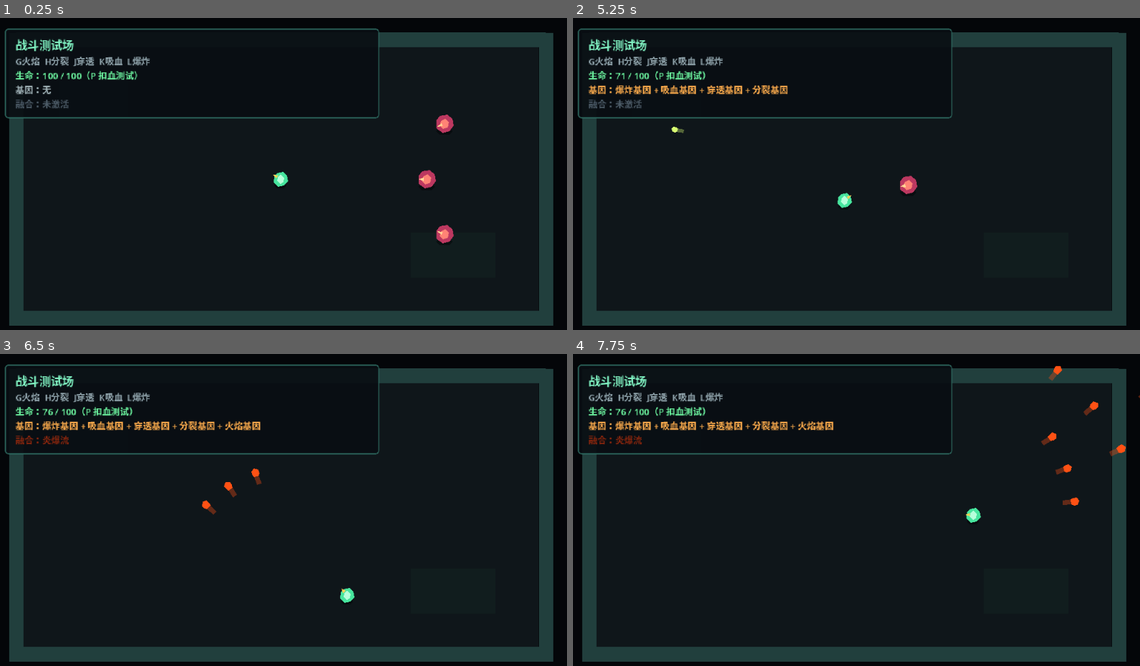
Above: before the commit, frames 1-4 (two rows, left to right).
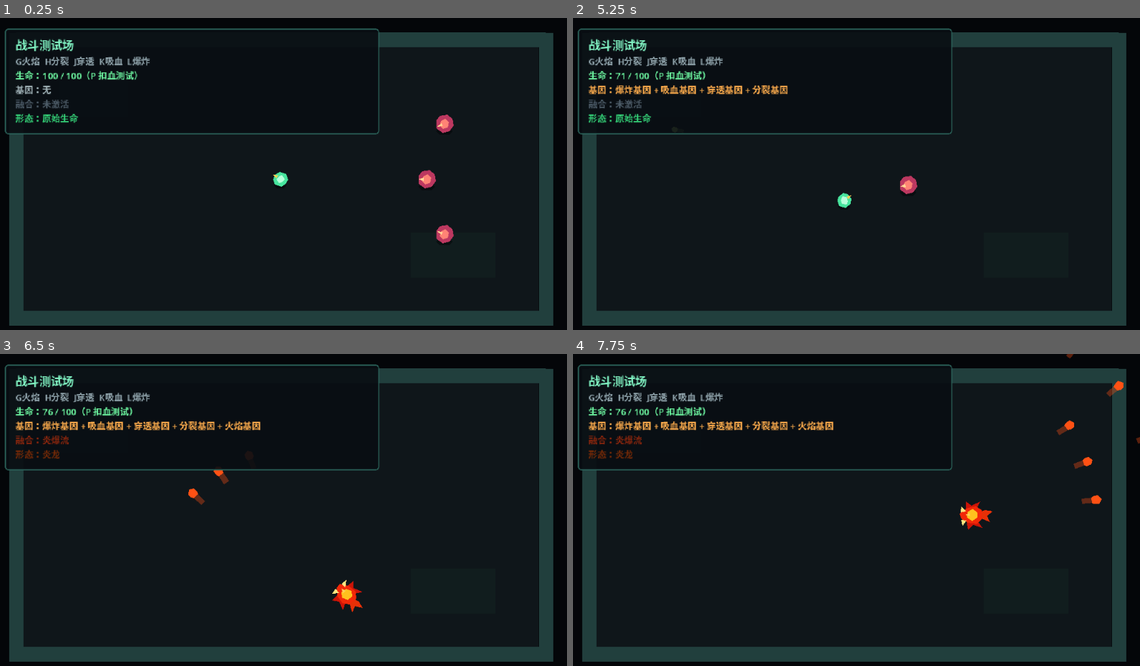
Above: after the commit, the same moments.

Repository: LIJUNCAN1/-Roguelike
Game: Godot game, scene res://scenes/main/main.tscn
Same seed, same stepped clock (60 frames per second), same inputs: the game is played once before the commit and once after it.
Inputs (mouse positions are in pixels of both pictures, inside the frame that each line leads up to):
- Up to frame 1 (0.25 s): no input
- Up to frame 2 (5.25 s): move the mouse to (981, 161) at 0.52 s; press the mouse at (981, 161) at 0.53 s; hold D (move_right) 0.53-1.28 s; move the mouse to (737, 195) at 1.27 s; release the mouse at (737, 195) at 1.28 s; hold S (move_down) 1.28-2.03 s; click (737, 195) at 1.35 s; move the mouse to (913, 108) at 2.02 s; hold D (move_right) 2.03-2.78 s; hold P (damage_test_player) 2.03-2.78 s; click (913, 108) at 2.3 s; move the mouse to (822, 242) at 2.77 s; hold W (move_up) 2.78-3.53 s; tap L (toggle_explosion_gene) at 2.85 s; click (822, 242) at 3.05 s; move the mouse to (1026, 227) at 3.52 s; hold K (toggle_lifesteal_gene) 3.53-4.28 s; hold A (move_left) 3.53-5.03 s; click (1026, 227) at 3.8 s; move the mouse to (680, 130) at 4.27 s; tap J (toggle_piercing_gene) at 4.35 s; click (680, 130) at 4.55 s; move the mouse to (884, 180) at 5.02 s; hold S (move_down) from 5.03 s (still down); hold H (toggle_split_gene) from 5.03 s (still down)
- Up to frame 3 (6.5 s): click (311, 516) at 5.3 s; move the mouse to (192, 435) at 5.77 s; release S (move_down) at 5.78 s; release H (toggle_split_gene) at 5.78 s; hold D (move_right) from 5.78 s (still down); tap G (toggle_test_gene) at 5.85 s; click (192, 435) at 6.05 s
- Up to frame 4 (7.75 s): move the mouse to (981, 497) at 6.52 s; release D (move_right) at 6.53 s; press the mouse at (981, 497) at 6.53 s; hold W (move_up) 6.53-7.28 s; move the mouse to (737, 531) at 7.27 s; release the mouse at (737, 531) at 7.28 s; hold D (move_right) from 7.28 s (still down); click (737, 531) at 7.35 s

The runs differ from the first frame. In frame 1, 1.0% of the frame differs, in the area x 0-67%, y 30-55%; in frame 2, 1.1%; in frame 3, 1.5%; in frame 4, 1.9%, in the area x 0-100%, y 0-57%.

Commit message:
feat: add fire evolution forms

Diff:
--- /dev/null
+++ b/data/evolutions/base_life.tres
@@ -0,0 +1,12 @@
+[gd_resource type="Resource" script_class="EvolutionData" load_steps=3 format=3]
+
+[ext_resource type="Script" path="res://scripts/evolutions/evolution_data.gd" id="1_evolution_data"]
+[ext_resource type="PackedScene" path="res://scenes/player/forms/base_life_visual.tscn" id="2_visual"]
+
+[resource]
+script = ExtResource("1_evolution_data")
+id = &"base_life"
+display_name = "原始生命"
+description = "尚未选择进化方向的基础形态。"
+priority = 0
+visual_scene = ExtResource("2_visual")
--- /dev/null
+++ b/data/evolutions/effects/fire_dragon_attack_effect.tres
@@ -0,0 +1,10 @@
+[gd_resource type="Resource" script_class="ProjectileStatGeneEffect" load_steps=2 format=3]
+
+[ext_resource type="Script" path="res://scripts/genes/projectile_stat_gene_effect.gd" id="1_effect"]
+
+[resource]
+script = ExtResource("1_effect")
+attack_tag = &"fire_dragon_form"
+damage_multiplier = 1.2
+speed_multiplier = 1.15
+radius_multiplier = 1.15
--- /dev/null
+++ b/data/evolutions/effects/fire_life_attack_effect.tres
@@ -0,0 +1,7 @@
+[gd_resource type="Resource" script_class="ProjectileStatGeneEffect" load_steps=2 format=3]
+
+[ext_resource type="Script" path="res://scripts/genes/projectile_stat_gene_effect.gd" id="1_effect"]
+
+[resource]
+script = ExtResource("1_effect")
+attack_tag = &"fire_life_form"
--- /dev/null
+++ b/data/evolutions/fire_dragon.tres
@@ -0,0 +1,16 @@
+[gd_resource type="Resource" script_class="EvolutionData" load_steps=5 format=3]
+
+[ext_resource type="Script" path="res://scripts/evolutions/evolution_data.gd" id="1_evolution_data"]
+[ext_resource type="Script" path="res://scripts/genes/gene_effect.gd" id="2_gene_effect"]
+[ext_resource type="PackedScene" path="res://scenes/player/forms/fire_dragon_visual.tscn" id="3_visual"]
+[ext_resource type="Resource" path="res://data/evolutions/effects/fire_dragon_attack_effect.tres" id="4_effect"]
+
+[resource]
+script = ExtResource("1_evolution_data")
+id = &"fire_dragon"
+display_name = "炎龙"
+description = "炎爆流完成共鸣后形成的进化形态。"
+priority = 20
+required_fusion_ids = Array[StringName]([&"fire_burst"])
+visual_scene = ExtResource("3_visual")
+effects = Array[ExtResource("2_gene_effect")]([ExtResource("4_effect")])
--- /dev/null
+++ b/data/evolutions/fire_life.tres
@@ -0,0 +1,16 @@
+[gd_resource type="Resource" script_class="EvolutionData" load_steps=5 format=3]
+
+[ext_resource type="Script" path="res://scripts/evolutions/evolution_data.gd" id="1_evolution_data"]
+[ext_resource type="Script" path="res://scripts/genes/gene_effect.gd" id="2_gene_effect"]
+[ext_resource type="PackedScene" path="res://scenes/player/forms/fire_life_visual.tscn" id="3_visual"]
+[ext_resource type="Resource" path="res://data/evolutions/effects/fire_life_attack_effect.tres" id="4_effect"]
+
+[resource]
+script = ExtResource("1_evolution_data")
+id = &"fire_life"
+display_name = "火焰生命"
+description = "火焰基因改变了身体结构。"
+priority = 10
+required_gene_ids = Array[StringName]([&"fire"])
+visual_scene = ExtResource("3_visual")
+effects = Array[ExtResource("2_gene_effect")]([ExtResource("4_effect")])
--- a/scenes/main/main.tscn
+++ b/scenes/main/main.tscn
@@ -38,9 +38,11 @@
 explosion_gene = ExtResource("8_explosion_gene")
 gene_manager_path = NodePath("../World/Player/GeneManager")
 fusion_manager_path = NodePath("../World/Player/FusionManager")
+evolution_system_path = NodePath("../World/Player/EvolutionSystem")
 player_health_path = NodePath("../World/Player/HealthComponent")
 status_label_path = NodePath("../Interface/StagePanel/MarginContainer/Labels/GeneStatus")
 fusion_status_label_path = NodePath("../Interface/StagePanel/MarginContainer/Labels/FusionStatus")
+evolution_status_label_path = NodePath("../Interface/StagePanel/MarginContainer/Labels/EvolutionStatus")
 health_label_path = NodePath("../Interface/StagePanel/MarginContainer/Labels/HealthStatus")
 
 [node name="World" type="Node2D" parent="."]
@@ -136,7 +138,7 @@
 offset_left = 12.0
 offset_top = 12.0
 offset_right = 430.0
-offset_bottom = 112.0
+offset_bottom = 130.0
 theme_override_styles/panel = SubResource("StyleBoxFlat_panel")
 
 [node name="MarginContainer" type="MarginContainer" parent="Interface/StagePanel"]
@@ -171,3 +173,8 @@
 theme_override_colors/font_color = Color(0.55, 0.6, 0.64, 1)
 theme_override_font_sizes/font_size = 10
 text = "融合：未激活"
+
+[node name="EvolutionStatus" type="Label" parent="Interface/StagePanel/MarginContainer/Labels"]
+theme_override_colors/font_color = Color(0.45, 0.9, 0.68, 1)
+theme_override_font_sizes/font_size = 10
+text = "形态：原始生命"
--- /dev/null
+++ b/scenes/player/forms/base_life_visual.tscn
@@ -0,0 +1,11 @@
+[gd_scene format=3]
+
+[node name="BaseLifeVisual" type="Node2D"]
+
+[node name="Body" type="Polygon2D" parent="."]
+polygon = PackedVector2Array(-7, -3, -4, -7, 3, -8, 7, -4, 8, 2, 4, 7, -3, 8, -8, 3)
+color = Color(0.28, 0.9, 0.62, 1)
+
+[node name="Core" type="Polygon2D" parent="."]
+polygon = PackedVector2Array(-3, -2, 0, -5, 4, -2, 3, 3, 0, 5, -4, 2)
+color = Color(0.72, 1, 0.86, 1)
--- /dev/null
+++ b/scenes/player/forms/fire_dragon_visual.tscn
@@ -0,0 +1,31 @@
+[gd_scene format=3]
+
+[node name="FireDragonVisual" type="Node2D"]
+
+[node name="LeftWing" type="Polygon2D" parent="."]
+polygon = PackedVector2Array(-2, -3, -9, -15, 1, -11, 7, -16, 8, -5)
+color = Color(0.8, 0.08, 0.03, 1)
+
+[node name="RightWing" type="Polygon2D" parent="."]
+polygon = PackedVector2Array(-2, 3, -9, 15, 1, 11, 7, 16, 8, 5)
+color = Color(0.8, 0.08, 0.03, 1)
+
+[node name="TailFlame" type="Polygon2D" parent="."]
+polygon = PackedVector2Array(-8, -4, -18, -9, -15, -2, -22, 3, -14, 5, -8, 3)
+color = Color(1, 0.2, 0.02, 0.9)
+
+[node name="Body" type="Polygon2D" parent="."]
+polygon = PackedVector2Array(-9, -5, -3, -10, 7, -8, 14, -3, 15, 3, 7, 8, -3, 10, -10, 5)
+color = Color(0.95, 0.16, 0.035, 1)
+
+[node name="Core" type="Polygon2D" parent="."]
+polygon = PackedVector2Array(-4, -3, 2, -6, 7, -2, 6, 4, 0, 7, -5, 3)
+color = Color(1, 0.76, 0.12, 1)
+
+[node name="TopHorn" type="Polygon2D" parent="."]
+polygon = PackedVector2Array(8, -5, 13, -11, 14, -4)
+color = Color(1, 0.9, 0.5, 1)
+
+[node name="BottomHorn" type="Polygon2D" parent="."]
+polygon = PackedVector2Array(8, 5, 13, 11, 14, 4)
+color = Color(1, 0.9, 0.5, 1)
--- /dev/null
+++ b/scenes/player/forms/fire_life_visual.tscn
@@ -0,0 +1,19 @@
+[gd_scene format=3]
+
+[node name="FireLifeVisual" type="Node2D"]
+
+[node name="Aura" type="Polygon2D" parent="."]
+polygon = PackedVector2Array(-11, 0, -8, -8, -3, -7, 0, -13, 4, -7, 10, -8, 9, -2, 13, 2, 7, 5, 6, 10, 0, 7, -5, 11, -6, 5, -12, 4)
+color = Color(1, 0.18, 0.04, 0.4)
+
+[node name="Body" type="Polygon2D" parent="."]
+polygon = PackedVector2Array(-8, -4, -4, -9, 3, -9, 9, -4, 10, 3, 5, 8, -2, 9, -9, 4)
+color = Color(1, 0.34, 0.08, 1)
+
+[node name="Core" type="Polygon2D" parent="."]
+polygon = PackedVector2Array(-3, -3, 1, -6, 5, -2, 3, 4, -1, 6, -5, 2)
+color = Color(1, 0.88, 0.3, 1)
+
+[node name="FlameTail" type="Polygon2D" parent="."]
+polygon = PackedVector2Array(-7, -3, -15, -7, -12, 0, -17, 5, -7, 3)
+color = Color(1, 0.16, 0.03, 0.85)
--- a/scenes/player/player.tscn
+++ b/scenes/player/player.tscn
@@ -11,6 +11,11 @@
 [ext_resource type="Script" path="res://scripts/combat/attack_modifier_stack.gd" id="9_modifier_stack"]
 [ext_resource type="Script" path="res://scripts/fusions/fusion_data.gd" id="10_fusion_data"]
 [ext_resource type="Resource" path="res://data/fusions/fire_burst_fusion.tres" id="11_fire_burst_fusion"]
+[ext_resource type="Script" path="res://scripts/evolutions/evolution_system.gd" id="12_evolution_system"]
+[ext_resource type="Script" path="res://scripts/evolutions/evolution_data.gd" id="13_evolution_data"]
+[ext_resource type="Resource" path="res://data/evolutions/base_life.tres" id="14_base_life"]
+[ext_resource type="Resource" path="res://data/evolutions/fire_life.tres" id="15_fire_life"]
+[ext_resource type="Resource" path="res://data/evolutions/fire_dragon.tres" id="16_fire_dragon"]
 
 [sub_resource type="CircleShape2D" id="CircleShape2D_player"]
 radius = 7.0
@@ -35,29 +40,33 @@
 gene_manager_path = NodePath("../GeneManager")
 fusion_recipes = Array[ExtResource("10_fusion_data")]([ExtResource("11_fire_burst_fusion")])
 
+[node name="EvolutionSystem" type="Node" parent="."]
+script = ExtResource("12_evolution_system")
+gene_manager_path = NodePath("../GeneManager")
+fusion_manager_path = NodePath("../FusionManager")
+visual_anchor_path = NodePath("../Visuals/FormAnchor")
+base_evolution = ExtResource("14_base_life")
+evolutions = Array[ExtResource("13_evolution_data")]([ExtResource("15_fire_life"), ExtResource("16_fire_dragon")])
+
 [node name="AttackModifierStack" type="Node" parent="."]
 script = ExtResource("9_modifier_stack")
-modifier_paths = Array[NodePath]([NodePath("../GeneManager"), NodePath("../FusionManager")])
+modifier_paths = Array[NodePath]([NodePath("../GeneManager"), NodePath("../FusionManager"), NodePath("../EvolutionSystem")])
 
 [node name="WeaponComponent" type="Node" parent="."]
 script = ExtResource("4_weapon_component")
 weapon_data = ExtResource("5_weapon_data")
 attack_modifier_path = NodePath("../AttackModifierStack")
 
-[node name="Shadow" type="Polygon2D" parent="."]
+[node name="Visuals" type="Node2D" parent="."]
+
+[node name="Shadow" type="Polygon2D" parent="Visuals"]
 position = Vector2(0, 7)
 polygon = PackedVector2Array(-7, 0, -4, -3, 4, -3, 7, 0, 4, 3, -4, 3)
 color = Color(0.015, 0.02, 0.03, 0.55)
 
-[node name="Body" type="Polygon2D" parent="."]
-polygon = PackedVector2Array(-7, -3, -4, -7, 3, -8, 7, -4, 8, 2, 4, 7, -3, 8, -8, 3)
-color = Color(0.28, 0.9, 0.62, 1)
+[node name="FormAnchor" type="Node2D" parent="Visuals"]
 
-[node name="Core" type="Polygon2D" parent="."]
-polygon = PackedVector2Array(-3, -2, 0, -5, 4, -2, 3, 3, 0, 5, -4, 2)
-color = Color(0.72, 1, 0.86, 1)
-
-[node name="FacingMarker" type="Polygon2D" parent="."]
+[node name="FacingMarker" type="Polygon2D" parent="Visuals"]
 position = Vector2(0, -1)
 polygon = PackedVector2Array(4, -2, 9, 0, 4, 2)
 color = Color(1, 0.82, 0.34, 1)
--- a/scripts/actors/player_controller.gd
+++ b/scripts/actors/player_controller.gd
@@ -6,7 +6,8 @@
 @onready var movement_component: MovementComponent = $MovementComponent
 @onready var health_component: HealthComponent = $HealthComponent
 @onready var weapon_component: WeaponComponent = $WeaponComponent
-@onready var facing_marker: Polygon2D = $FacingMarker
+@onready var facing_marker: Polygon2D = $Visuals/FacingMarker
+@onready var form_anchor: Node2D = $Visuals/FormAnchor
 @onready var aim_origin: Marker2D = $AimOrigin
 @onready var projectile_container: Node2D = get_node_or_null(
 	projectile_container_path
@@ -73,6 +74,7 @@
 func _update_facing_visual() -> void:
 	var facing_angle := facing_direction.angle()
 	facing_marker.rotation = facing_angle
+	form_anchor.rotation = facing_angle
 	aim_origin.position = (
 		facing_direction * weapon_component.weapon_data.muzzle_distance
 	)
--- /dev/null
+++ b/scripts/evolutions/evolution_data.gd
@@ -0,0 +1,33 @@
+class_name EvolutionData
+extends Resource
+
+@export_group("Identity")
+@export var id: StringName
+@export var display_name: String
+@export_multiline var description: String
+@export var priority: int = 0
+
+@export_group("Requirements")
+@export var required_gene_ids: Array[StringName] = []
+@export var required_fusion_ids: Array[StringName] = []
+
+@export_group("Presentation")
+@export var visual_scene: PackedScene
+
+@export_group("Combat")
+@export var effects: Array[GeneEffect] = []
+
+
+func requirements_met(
+	gene_manager: GeneManager,
+	fusion_manager: FusionManager
+) -> bool:
+	for gene_id in required_gene_ids:
+		if not gene_manager.has_gene(gene_id):
+			return false
+
+	for fusion_id in required_fusion_ids:
+		if not fusion_manager.has_fusion(fusion_id):
+			return false
+
+	return true
--- /dev/null
+++ b/scripts/evolutions/evolution_system.gd
@@ -0,0 +1,98 @@
+class_name EvolutionSystem
+extends Node
+
+signal evolution_changed(
+	previous_evolution: EvolutionData,
+	current_evolution: EvolutionData
+)
+
+@export_node_path("Node") var gene_manager_path: NodePath
+@export_node_path("Node") var fusion_manager_path: NodePath
+@export_node_path("Node2D") var visual_anchor_path: NodePath
+@export var base_evolution: EvolutionData
+@export var evolutions: Array[EvolutionData] = []
+
+@onready var gene_manager: GeneManager = get_node(
+	gene_manager_path
+) as GeneManager
+@onready var fusion_manager: FusionManager = get_node(
+	fusion_manager_path
+) as FusionManager
+@onready var visual_anchor: Node2D = get_node(
+	visual_anchor_path
+) as Node2D
+
+var current_evolution: EvolutionData
+
+
+func _ready() -> void:
+	gene_manager.genes_changed.connect(_evaluate_evolution)
+	fusion_manager.fusions_changed.connect(_evaluate_evolution)
+	_evaluate_evolution()
+
+
+func get_current_evolution() -> EvolutionData:
+	return current_evolution
+
+
+func is_evolution(evolution_id: StringName) -> bool:
+	return (
+		current_evolution != null
+		and current_evolution.id == evolution_id
+	)
+
+
+func modify_attack(attack_context: AttackContext) -> void:
+	if current_evolution == null:
+		return
+
+	for effect in current_evolution.effects:
+		if effect != null:
+			effect.apply(attack_context)
+
+
+func _evaluate_evolution() -> void:
+	var selected_evolution := base_evolution
+	for evolution in evolutions:
+		if (
+			evolution != null
+			and evolution.requirements_met(
+				gene_manager,
+				fusion_manager
+			)
+			and (
+				selected_evolution == null
+				or evolution.priority > selected_evolution.priority
+			)
+		):
+			selected_evolution = evolution
+
+	_set_evolution(selected_evolution)
+
+
+func _set_evolution(next_evolution: EvolutionData) -> void:
+	if next_evolution == null:
+		push_error("EvolutionSystem requires a base evolution.")
+		return
+
+	if (
+		current_evolution != null
+		and current_evolution.id == next_evolution.id
+	):
+		return
+
+	var previous_evolution := current_evolution
+	current_evolution = next_evolution
+	_replace_visual(current_evolution.visual_scene)
+	evolution_changed.emit(previous_evolution, current_evolution)
+
+
+func _replace_visual(visual_scene: PackedScene) -> void:
+	for child in visual_anchor.get_children():
+		visual_anchor.remove_child(child)
+		child.queue_free()
+
+	if visual_scene == null:
+		return
+
+	visual_anchor.add_child(visual_scene.instantiate())
--- a/scripts/genes/gene_test_harness.gd
+++ b/scripts/genes/gene_test_harness.gd
@@ -7,9 +7,11 @@
 @export var explosion_gene: GeneData
 @export_node_path("Node") var gene_manager_path: NodePath
 @export_node_path("Node") var fusion_manager_path: NodePath
+@export_node_path("Node") var evolution_system_path: NodePath
 @export_node_path("Node") var player_health_path: NodePath
 @export_node_path("Label") var status_label_path: NodePath
 @export_node_path("Label") var fusion_status_label_path: NodePath
+@export_node_path("Label") var evolution_status_label_path: NodePath
 @export_node_path("Label") var health_label_path: NodePath
 
 @onready var gene_manager: GeneManager = get_node(
@@ -22,6 +24,12 @@
 @onready var fusion_status_label: Label = get_node(
 	fusion_status_label_path
 ) as Label
+@onready var evolution_system: EvolutionSystem = get_node(
+	evolution_system_path
+) as EvolutionSystem
+@onready var evolution_status_label: Label = get_node(
+	evolution_status_label_path
+) as Label
 @onready var player_health: HealthComponent = get_node(
 	player_health_path
 ) as HealthComponent
@@ -33,9 +41,13 @@
 func _ready() -> void:
 	gene_manager.genes_changed.connect(_update_status)
 	fusion_manager.fusions_changed.connect(_update_fusion_status)
+	evolution_system.evolution_changed.connect(
+		_on_evolution_changed
+	)
 	player_health.health_changed.connect(_update_health_status)
 	_update_status()
 	_update_fusion_status()
+	_update_evolution_status()
 	_update_health_status(
 		player_health.current_health,
 		player_health.max_health
@@ -104,6 +116,28 @@
 	fusion_status_label.modulate = Color(1.0, 0.25, 0.08, 1.0)
 
 
+func _on_evolution_changed(
+	_previous_evolution: EvolutionData,
+	_current_evolution: EvolutionData
+) -> void:
+	_update_evolution_status()
+
+
+func _update_evolution_status() -> void:
+	var evolution := evolution_system.get_current_evolution()
+	if evolution == null:
+		evolution_status_label.text = "形态：未知"
+		return
+
+	evolution_status_label.text = "形态：%s" % evolution.display_name
+	if evolution.id == &"fire_dragon":
+		evolution_status_label.modulate = Color(1.0, 0.18, 0.04, 1.0)
+	elif evolution.id == &"fire_life":
+		evolution_status_label.modulate = Color(1.0, 0.5, 0.12, 1.0)
+	else:
+		evolution_status_label.modulate = Color(0.45, 0.9, 0.68, 1.0)
+
+
 func _update_health_status(
 	current_health: float,
 	max_health: float
--- /dev/null
+++ b/tests/evolution_system_smoke_test.gd
@@ -0,0 +1,137 @@
+extends SceneTree
+
+
+func _init() -> void:
+	call_deferred("_run")
+
+
+func _run() -> void:
+	var main_scene := load("res://scenes/main/main.tscn") as PackedScene
+	var main := main_scene.instantiate()
+	root.add_child(main)
+	await physics_frame
+
+	var player := main.get_node("World/Player") as CharacterBody2D
+	var gene_manager := player.get_node("GeneManager") as GeneManager
+	var evolution_system := player.get_node(
+		"EvolutionSystem"
+	) as EvolutionSystem
+	var form_anchor := player.get_node(
+		"Visuals/FormAnchor"
+	) as Node2D
+	var evolution_status := main.get_node(
+		"Interface/StagePanel/MarginContainer/Labels/EvolutionStatus"
+	) as Label
+
+	if not _assert_form(
+		evolution_system,
+		form_anchor,
+		&"base_life",
+		&"BaseLifeVisual"
+	):
+		quit(1)
+		return
+
+	gene_manager.add_gene(
+		load("res://data/genes/fire_gene.tres") as GeneData
+	)
+	if not _assert_form(
+		evolution_system,
+		form_anchor,
+		&"fire_life",
+		&"FireLifeVisual"
+	):
+		quit(1)
+		return
+
+	if not evolution_status.text.contains("火焰生命"):
+		push_error("Evolution UI did not show fire life.")
+		quit(1)
+		return
+
+	player.aim_at(player.global_position + Vector2.UP * 100.0)
+	var fire_life_projectile := player.fire() as Projectile
+	if (
+		fire_life_projectile == null
+		or not fire_life_projectile.attack_tags.has(
+			&"fire_life_form"
+		)
+	):
+		push_error("Fire life attack effect was not applied.")
+		quit(1)
+		return
+
+	for _frame_index in 15:
+		await physics_frame
+
+	gene_manager.add_gene(
+		load("res://data/genes/split_gene.tres") as GeneData
+	)
+	gene_manager.add_gene(
+		load("res://data/genes/explosion_gene.tres") as GeneData
+	)
+	if not _assert_form(
+		evolution_system,
+		form_anchor,
+		&"fire_dragon",
+		&"FireDragonVisual"
+	):
+		quit(1)
+		return
+
+	if not evolution_status.text.contains("炎龙"):
+		push_error("Evolution UI did not show fire dragon.")
+		quit(1)
+		return
+
+	player.aim_at(player.global_position + Vector2.UP * 100.0)
+	var dragon_projectile := player.fire() as Projectile
+	if (
+		dragon_projectile == null
+		or not dragon_projectile.attack_tags.has(
+			&"fire_dragon_form"
+		)
+		or not is_equal_approx(
+			dragon_projectile.projectile_data.damage,
+			18.0
+		)
+	):
+		push_error("Fire dragon attack upgrade was not applied.")
+		quit(1)
+		return
+
+	gene_manager.remove_gene(&"explosion")
+	if not evolution_system.is_evolution(&"fire_life"):
+		push_error("Evolution did not fall back to fire life.")
+		quit(1)
+		return
+
+	gene_manager.remove_gene(&"fire")
+	if not evolution_system.is_evolution(&"base_life"):
+		push_error("Evolution did not return to base life.")
+		quit(1)
+		return
+
+	print("Evolution system smoke test passed.")
+	quit()
+
+
+func _assert_form(
+	evolution_system: EvolutionSystem,
+	form_anchor: Node2D,
+	expected_id: StringName,
+	expected_visual_name: StringName
+) -> bool:
+	if not evolution_system.is_evolution(expected_id):
+		push_error("Unexpected active evolution.")
+		return false
+
+	if form_anchor.get_child_count() != 1:
+		push_error("Evolution visual anchor has an invalid child count.")
+		return false
+
+	if form_anchor.get_child(0).name != expected_visual_name:
+		push_error("Evolution visual scene was not replaced.")
+		return false
+
+	return true
--- a/tests/five_gene_combination_smoke_test.gd
+++ b/tests/five_gene_combination_smoke_test.gd
@@ -44,7 +44,7 @@
 	for child in projectiles.get_children():
 		var projectile := child as Projectile
 		if (
-			not is_equal_approx(projectile.projectile_data.damage, 15.0)
+			not is_equal_approx(projectile.projectile_data.damage, 18.0)
 			or projectile.projectile_data.max_hits != 3
 			or projectile.impact_effects.size() != 2
 		):
Not shown: 1 places in scenes/player/player.tscn that only renumber resources
Not shown, added: scripts/evolutions/evolution_data.gd.uid
Not shown, added: scripts/evolutions/evolution_system.gd.uid
Not shown, added: tests/evolution_system_smoke_test.gd.uid
